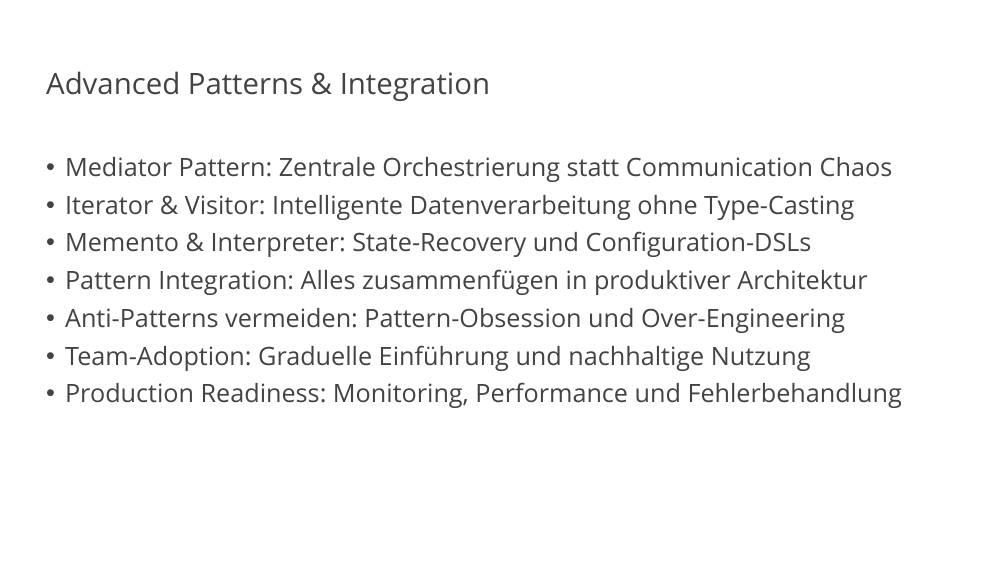
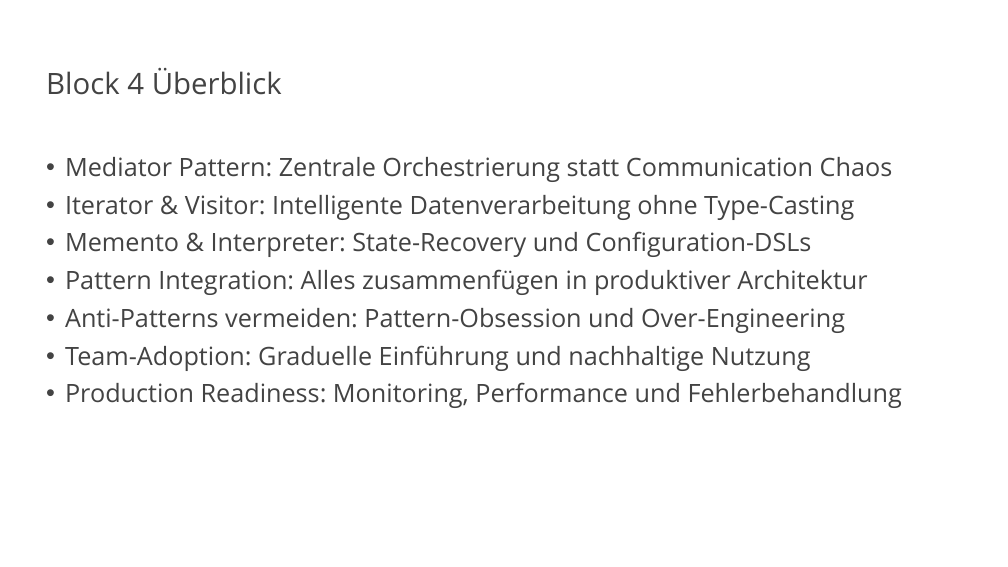
Before and after one commit to vanillacore-net/september-2025-telekom-training, a slide deck: slide 2 of presentations/powerpoint/block4-presentation.pptx. Drawn at 1008x567 pixels with LibreOffice and Linux fonts; fonts in the diff are those of the drawing; background and template pictures are left out. Boxes give left, top, right and bottom in pixels: in the first picture for what was removed or moved away, otherwise in the second. Text is boxed around its words. In the diff, an @@ line names an element or a change of style, - is before the commit and + after.

```diff
--- a/presentations/powerpoint/block4-presentation.pptx
+++ b/presentations/powerpoint/block4-presentation.pptx
@@ title at (x1=46, y1=68, x2=282, y2=95): text changed @@
-Advanced Patterns & Integration
+Block 4 Überblick
```
Also in this commit, not shown: 17 other slides changed, 7 slides added, 2 other files.
